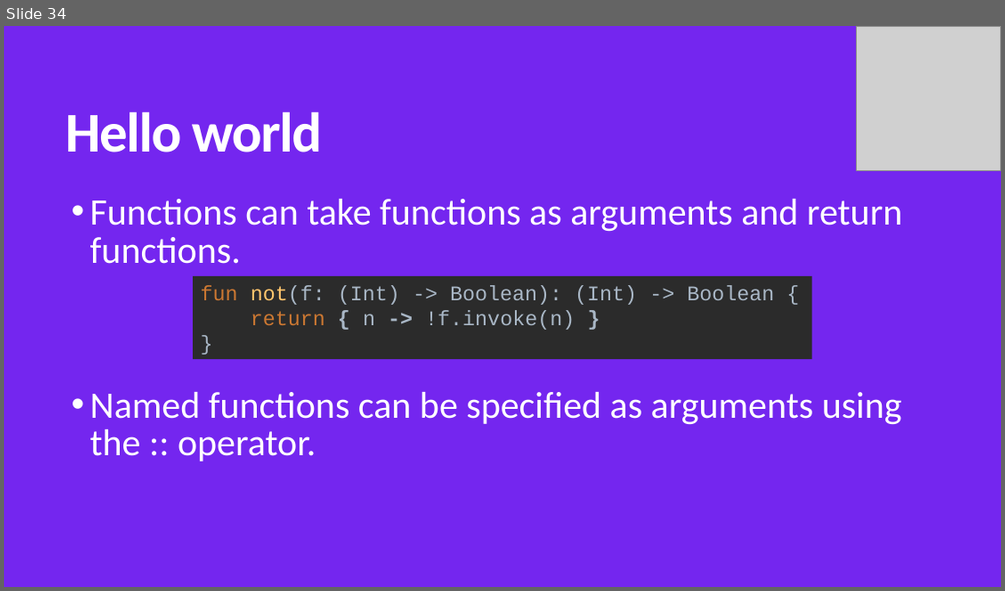
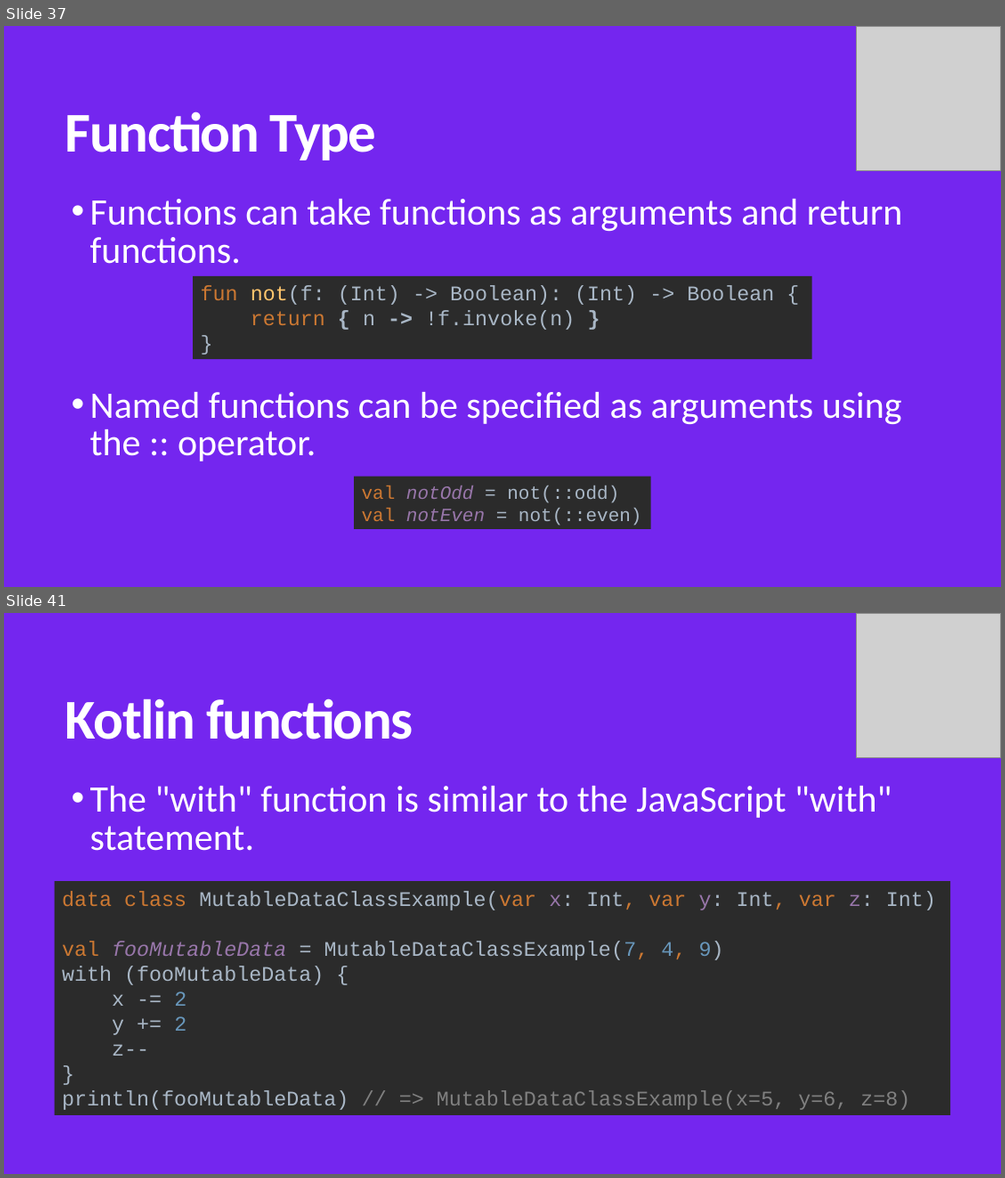
Before and after one commit to MohamedWael/Kotlin-crash-course, a slide deck: kotlin_intro.pptx. Shown one above the other, each under a label of ours: slide 34 before the commit, slides 37 and 41 after it; the slides between them are not shown. The pictures are 1005x591 and 1005x1178 pixels, drawn with LibreOffice and Linux fonts; fonts in the diff are those of the drawing; grey boxes stand for pictures. Boxes give left, top, right and bottom in pixels: in the first picture for what was removed or moved away, otherwise in the second. Text is boxed around its words. In the diff, an @@ line names an element or a change of style, - is before the commit and + after.

```diff
--- a/kotlin_intro.pptx
+++ b/kotlin_intro.pptx
@@ slide 41 added at (4,613,1001,1174), background #7426EF @@
@@ picture added at (857,613,1001,757) @@
@@ title added at (65,698,413,739), 54 pt, text #FFFFFF, bold @@
+Kotlin functions
@@ text added at (90,786,891,851), 36 pt, text #FFFFFF @@
+• The "with" function is similar to the JavaScript "with" statement.
@@ rectangle added at (55,881,951,1115), fill #2B2B2B, 20 pt, text #A9B7C6 @@
+data class MutableDataClassExample(var x: Int, var y: Int, var z: Int)
+val fooMutableData = MutableDataClassExample(7, 4, 9)
+with (fooMutableData) {
+x -= 2
+y += 2
+z--
+}
+println(fooMutableData) // => MutableDataClassExample(x=5, y=6, z=8)
@@ what was slide 34 is now slide 37 @@
@@ slide 37 changed as well @@
@@ title at (65,111,376,160): text changed @@
-Hello world
+Function Type
@@ rectangle added at (354,476,651,529), fill #2B2B2B, 18 pt, text #A9B7C6 @@
+val notOdd = not(::odd)
+val notEven = not(::even)
```
Also in this commit, not shown: 15 other slides changed, 28 other slides added, 1 slide removed, 1 other file.
